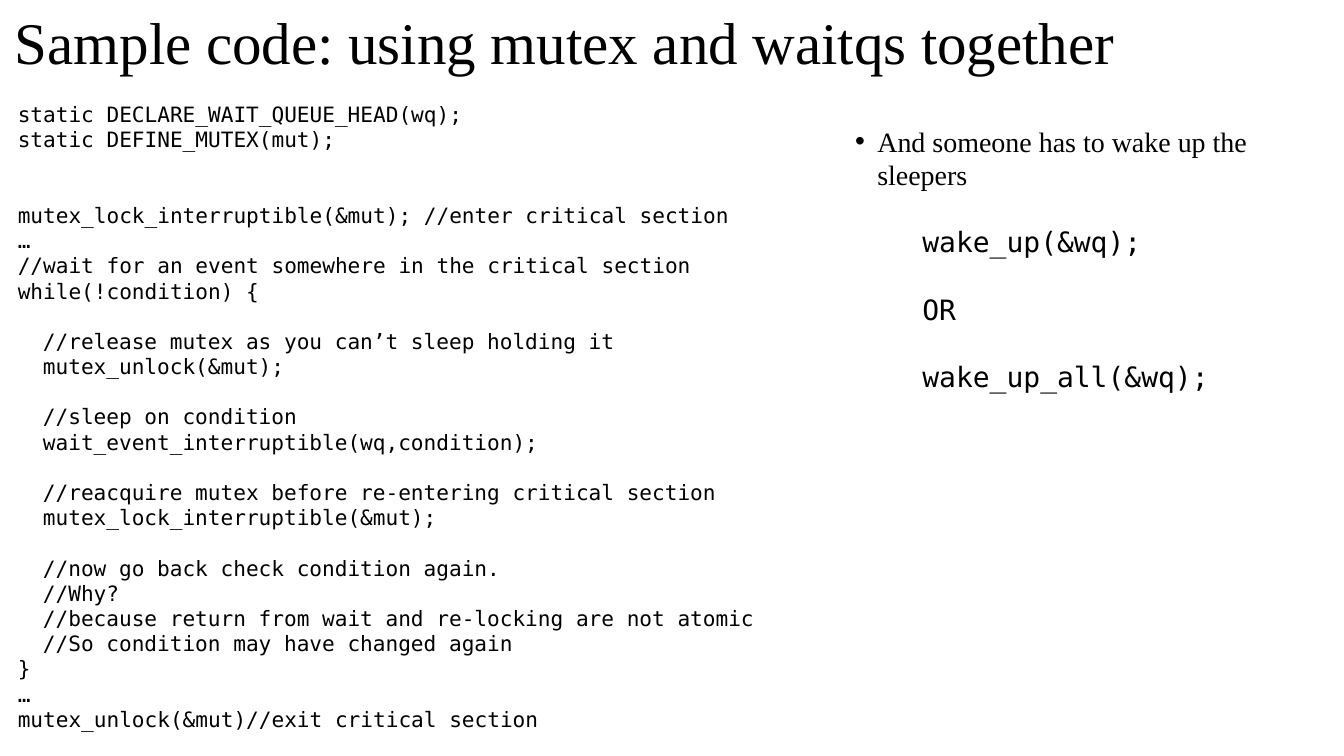
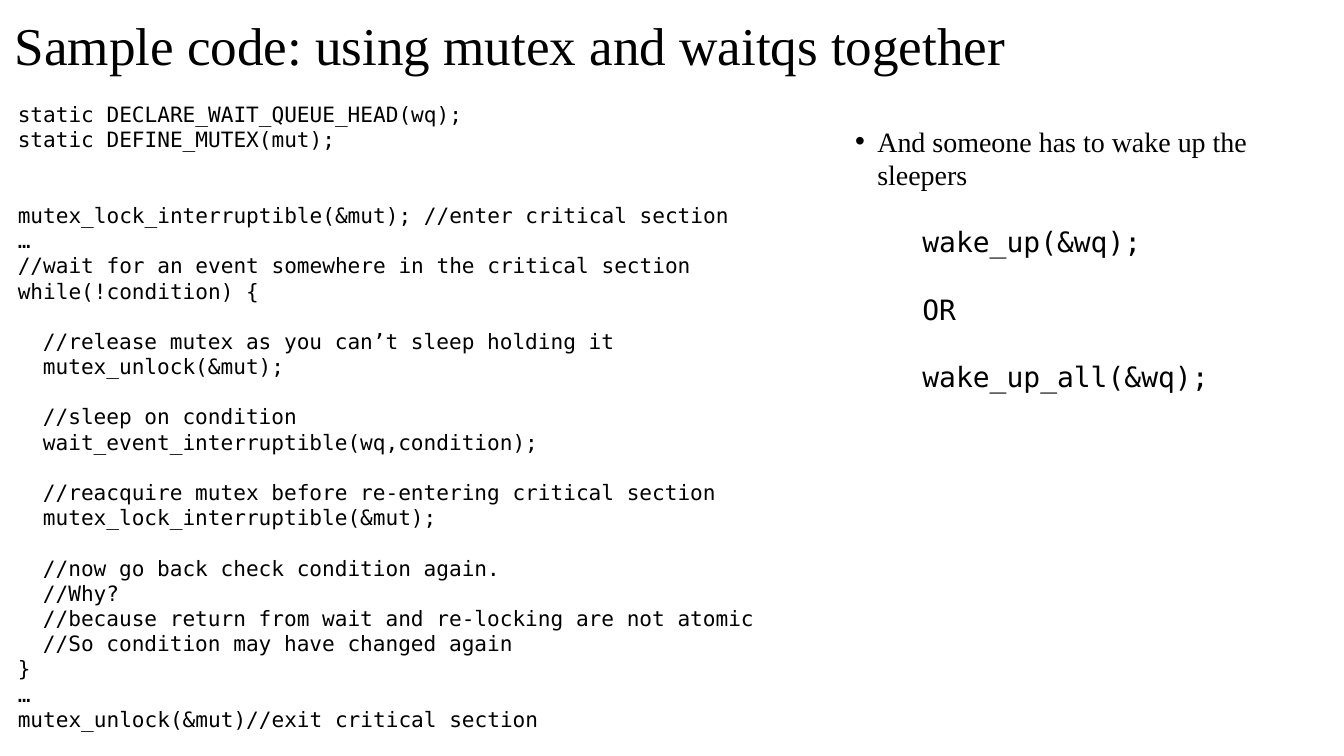
Before and after one commit to oscourse/oscourse.github.io, a slide deck: slide 6 of slides/semaphores_waitqs_kernel_api.pptx. Drawn at 1344x756 pixels with LibreOffice and Linux fonts; fonts in the diff are those of the drawing. Boxes give left, top, right and bottom in pixels: in the first picture for what was removed or moved away, otherwise in the second. Text is boxed around its words. In the diff, an @@ line names an element or a change of style, - is before the commit and + after.

```diff
--- a/slides/semaphores_waitqs_kernel_api.pptx
+++ b/slides/semaphores_waitqs_kernel_api.pptx
@@ title "Sample code: using mutex and ..." at [15, 28, 1005, 76]: size 31.6 to 28.4 pt @@
```
Also in this commit, not shown: 1 other slide changed, 3 other files.
